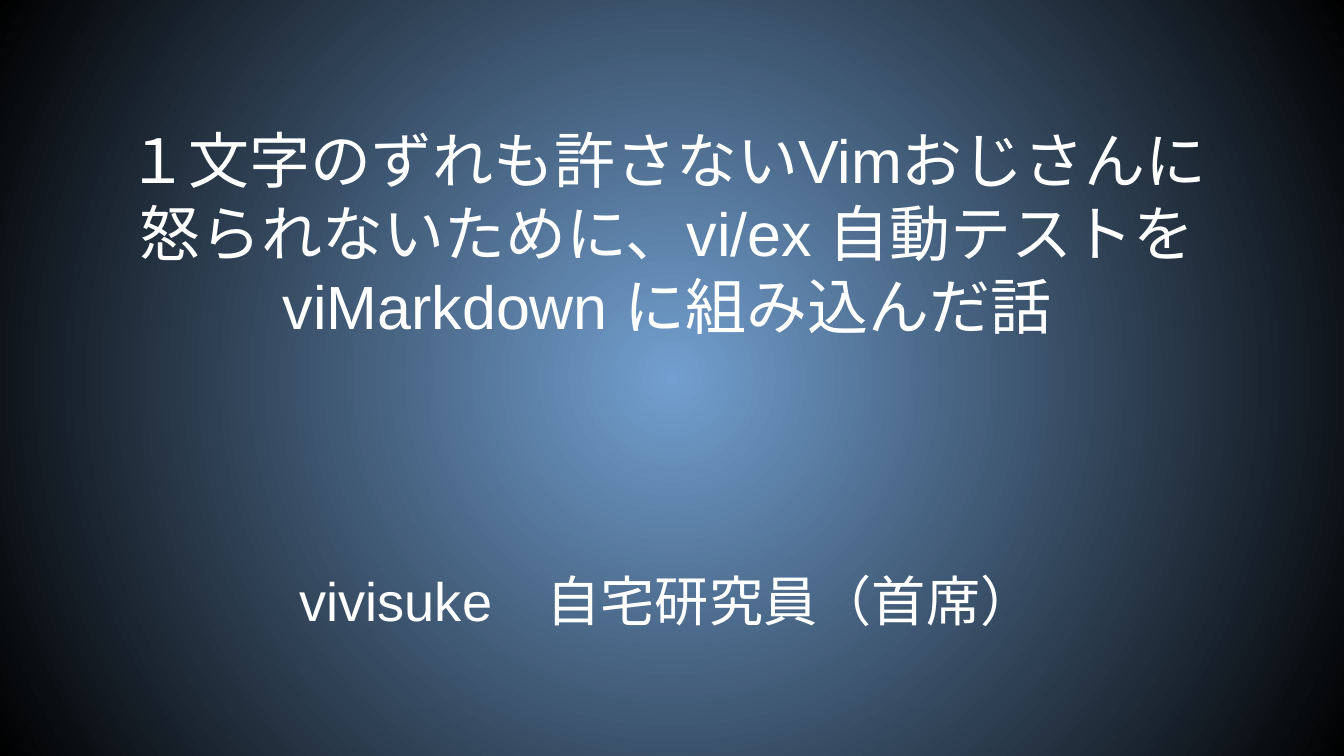
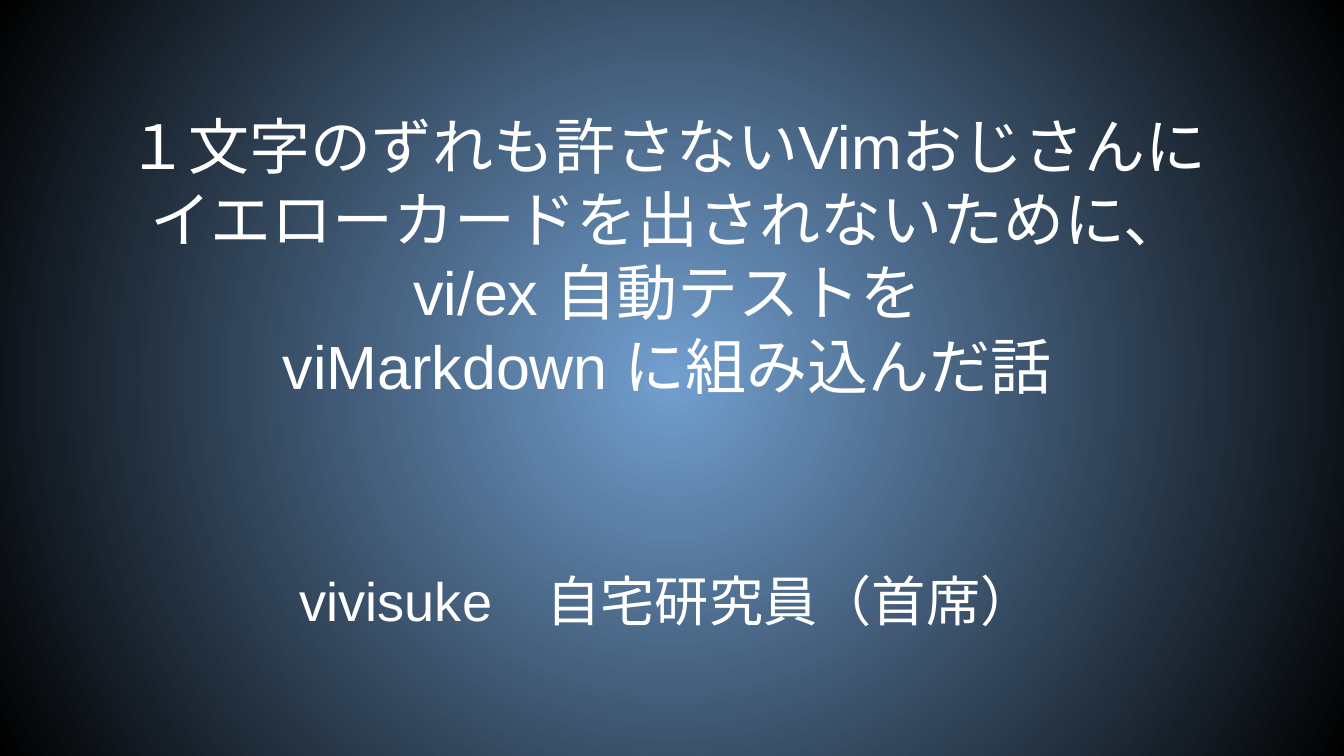
Before and after one commit to shigmas/viMarkdown, a slide deck: slide 1 of tech/ja/LT20260708/自動テスト.odp. Drawn at 1344x756 pixels with LibreOffice and Linux fonts; fonts in the diff are those of the drawing. Boxes give left, top, right and bottom in pixels: in the first picture for what was removed or moved away, otherwise in the second. Text is boxed around its words. In the diff, an @@ line names an element or a change of style, - is before the commit and + after.

```diff
--- a/tech/ja/LT20260708/自動テスト.odp
+++ b/tech/ja/LT20260708/自動テスト.odp
@@ title at [128, 107, 1207, 404]: text changed @@
-１文字のずれも許さないVimおじさんに
-怒られないために、vi/ex 自動テストを
-viMarkdown に組み込んだ話
+１文字のずれも許さないVimおじさんに
+イエローカードを出されないために、
+vi/ex 自動テストを
+viMarkdown に組み込んだ話
```
Also in this commit, not shown: 3 other slides changed, 5 slides added, 3 slides removed, 2 other files.
